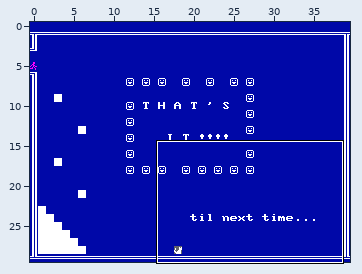
Tiled map (JSON), stored at assets/map/kvn-long-map/room-end.tmj. The first picture is a wide view before the edit; the outline marks the close-up.
Close-up. Old version:
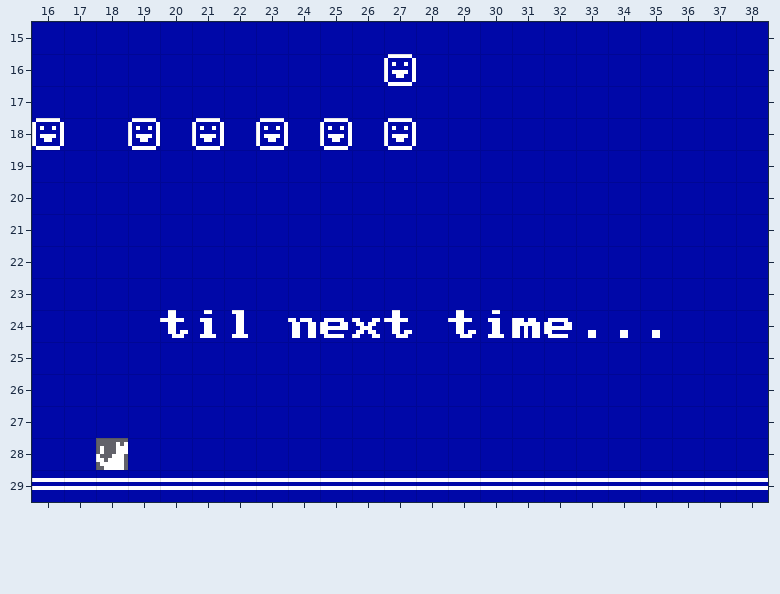
Cells are 8x8 px. Shown: x 16..38, y 15..29.
New version:
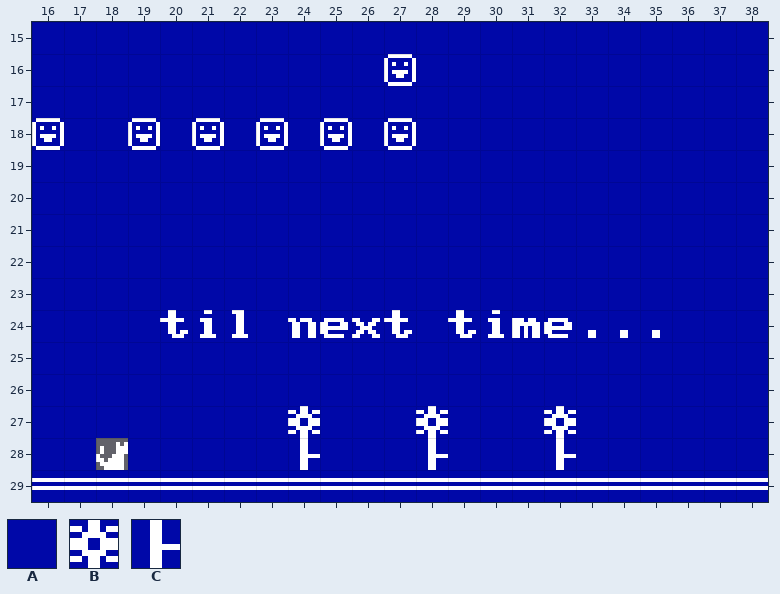
Key: from "bg": A 0, B 15, C 195.
_ is an empty cell, . an unchanged one.
Changes in this commit:
--- layer "Tile Layer 1"
@@ x 24..32 @@
-27 A...A...A
-28 A...A...A
+27 B...B...B
+28 C...C...C
Boxes around the changes in both close-ups, in picture pixels (x1, y1, x2, y2):
changed: (288, 406, 320, 470)
changed: (416, 406, 448, 470)
changed: (544, 406, 576, 470)
